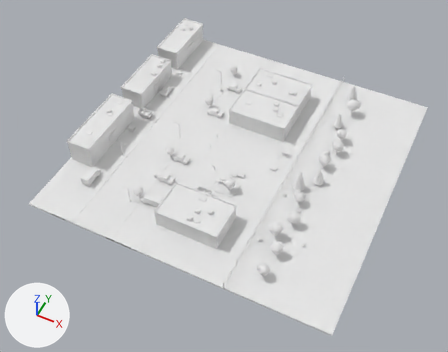
What one commit did to the glTF model assets/models/surroundings/estate_workshop.glb.
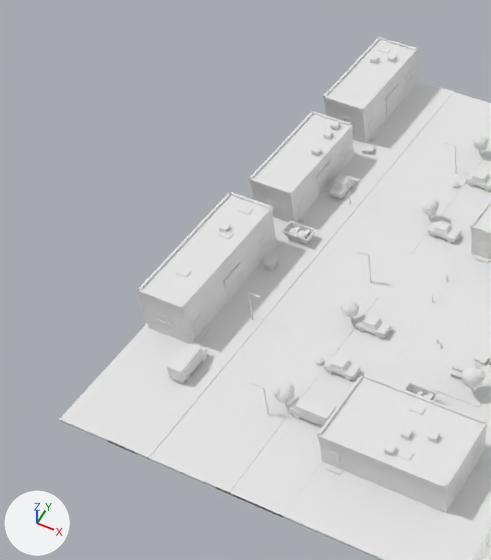
Old and new are each drawn whole from a 50 mm lens placed at (35.6, -79.6, 90.2), pointed at (-1.2, -5.8, -2.0) and again close up on the part from 0% to 53% of the width and 0% to 77% of the height. The lights are fixed; the arrows at lower left show +X, +Y and +Z. The first two pictures are the older version. Vertices at exactly the same position are counted once.

Script lines for the objects in view, before the commit:
```python
me_ground = bpy.data.meshes.new('ground')
me_ground.from_pydata(...)  # 3012 vertices, 4536 faces; spans x -30.0..30.0, y -30.0..30.0, z -0.4..0.1
me_ground.materials.append(mat_palette_flat)  # white #e7e7e7
# before: 12 (-30.0, -30.0, -0.3) at pixel (60, 421), 13 (-30.0, -30.0, 0.0) at pixel (59, 418), 14 (-30.0, 30.0, -0.3), 15 (-30.0, 30.0, 0.0)
me_scenery = bpy.data.meshes.new('scenery')
me_scenery.from_pydata(...)  # 9047 vertices, 15328 faces; spans x -29.6..19.9, y -30.0..30.0, z -0.1..5.5
me_scenery.materials.append(mat_palette_flat)  # white #e7e7e7
ob_ground = bpy.data.objects.new('ground', me_ground)
ob_ground.location = (0.0, 0.0, 0.0)
ob_scenery = bpy.data.objects.new('scenery', me_scenery)
ob_scenery.location = (0.0, 0.0, 0.0)
```
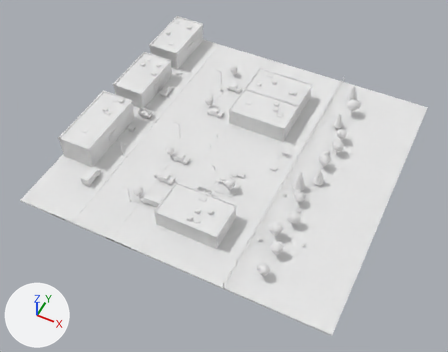
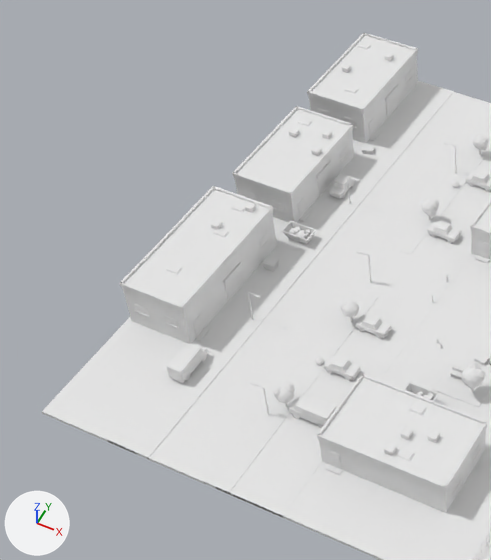
Edits to the bpy script that builds the scene:
```text
Change me_ground:
    used by ob_ground; location = (0.0, 0.0, 0.0)
    remove me_ground.from_pydata(...)  # 3012 vertices, 4536 faces; spans x -30.0..30.0, y -30.0..30.0, z -0.4..0.1
    add me_ground.from_pydata(...)  # 3012 vertices, 4536 faces; spans x -32.0..30.0, y -30.0..30.0, z -0.4..0.1
    me_ground part 1
    add for i in [*range(12, 16)]: me_ground.vertices[i].co += Vector((-2.0, 0.0, 0.0))
Change me_scenery:
    used by ob_scenery; location = (0.0, 0.0, 0.0)
    remove me_scenery.from_pydata(...)  # 9047 vertices, 15328 faces; spans x -29.6..19.9, y -30.0..30.0, z -0.1..5.5
    add me_scenery.from_pydata(...)  # 9185 vertices, 15540 faces; spans x -31.6..19.9, y -30.0..30.0, z -0.1..5.5
    me_scenery part 2: the loose piece of 8 vertices spanning x -29.6..-29.4, y -17.1..-1.4, z 4.8..5.2 is moved by (-2.0, 0.0, 0.0)
    me_scenery part 3: the loose piece of 8 vertices spanning x -27.4..-26.0, y -3.4..-2.5, z 5.0..5.2 is moved by (-0.8, 0.0, 0.0)
    me_scenery part 4: the loose piece of 24 vertices spanning x -27.4..-26.6, y -6.6..-5.8, z 5.0..5.5 is moved by (-0.9, 0.0, 0.0)
    me_scenery part 5: the loose piece of 8 vertices spanning x -27.2..-25.8, y -7.2..-6.3, z 5.0..5.2 is moved by (-0.6, 0.0, 0.0)
    me_scenery part 6: the loose piece of 24 vertices spanning x -26.3..-25.5, y 11.3..12.1, z 4.2..4.7 is moved by (-0.5, -14.3, 0.8)
    me_scenery part 7: the loose piece of 8 vertices spanning x -29.6..-29.4, y 1.9..14.6, z 4.0..4.4 is moved by (-2.0, 0.0, 0.0)
    me_scenery part 8: the loose piece of 8 vertices spanning x -29.6..-29.4, y 17.0..29.5, z 4.1..4.5 is scaled about its middle by (7.88, 0.0646, 0.457), then moved by (0.1, -10.5, 0.0)
    me_scenery part 9: the loose piece of 24 vertices spanning x -26.5..-25.7, y 13.1..13.9, z 4.2..4.7 is moved by (0.0, -1.7, 0.0)
    me_scenery part 10: the loose piece of 24 vertices spanning x -28.2..-27.4, y 25.0..25.8, z 4.6..5.1 is moved by (-1.5, -15.0, -0.4)
    me_scenery part 11: the loose piece of 8 vertices spanning x -29.6..-29.4, y 16.9..29.6, z 4.4..4.8 is moved by (-2.0, 0.0, -0.3)
    me_scenery part 12: a new loose piece, a box spanning x -31.62..-31.38, y 16.94..29.56, z 4.45..4.8, in mat_palette_flat (white #e7e7e7)
    me_scenery part 13: the loose piece of 24 vertices spanning x -26.6..-25.8, y 26.2..27.0, z 4.6..5.1 is rebuilt with 24 vertices and now spans x -27.0..-26.2, y 26.2..27.0, z 4.6..5.1
    me_scenery part 14: 136 vertices moved from x -29.6..-22.8, y -17.1..29.6, z 0.0..5.2 to x -31.6..-22.8, y -17.1..29.6, z 0.0..5.2; 65 vertices removed from x -26.6..-22.8, y -13.5..16.7, z 0.0..5.2; 171 vertices added at x -31.0..-22.8, y -12.7..27.9, z 0.0..5.2
    other edits to the shape of me_scenery do not show in these pictures
```

Changed parts and their boxes (x1, y1, x2, y2) in the close-ups (491 x 560 px; the box of a moved part takes in the faces that stretch with it):
'ground', reshaped
    before: (59, 81, 491, 560)
    after: (42, 81, 491, 560)
'scenery', reshaped
    before: (137, 37, 491, 560)
    after: (120, 33, 491, 560)
part 1 of me_ground, moved or reshaped
    before: (59, 81, 419, 454)
    after: (42, 81, 419, 454)
part 2 of me_scenery, moved or reshaped
    before: (137, 192, 231, 290)
    after: (120, 186, 214, 283)
part 3 of me_scenery, moved or reshaped
    before: (238, 206, 254, 215)
    after: (231, 203, 245, 213)
part 4 of me_scenery, moved or reshaped
    before: (219, 223, 231, 232)
    after: (211, 220, 223, 230)
part 5 of me_scenery, moved or reshaped
    before: (218, 231, 235, 240)
    after: (213, 228, 230, 238)
part 6 of me_scenery, moved or reshaped
    before: (323, 130, 333, 140)
    after: (245, 203, 256, 213)
part 7 of me_scenery, moved or reshaped
    before: (249, 112, 313, 179)
    after: (232, 107, 297, 174)
part 8 of me_scenery, moved or reshaped (not visible before)
    after: (298, 118, 312, 127)
part 9 of me_scenery, moved or reshaped
    before: (330, 121, 340, 130)
    after: (322, 130, 332, 139)
part 10 of me_scenery, moved or reshaped
    before: (370, 55, 379, 64)
    after: (289, 128, 299, 137)
part 11 of me_scenery, moved or reshaped (not visible afterwards)
    before: (324, 37, 380, 96)
part 12 of me_scenery, added
    after: (307, 33, 365, 92)
part 13 of me_scenery, rebuilt
    before: (388, 54, 397, 62)
    after: (384, 53, 394, 61)
part 14 of me_scenery, moved or reshaped
    before: (137, 37, 416, 344)
    after: (120, 33, 416, 344)
